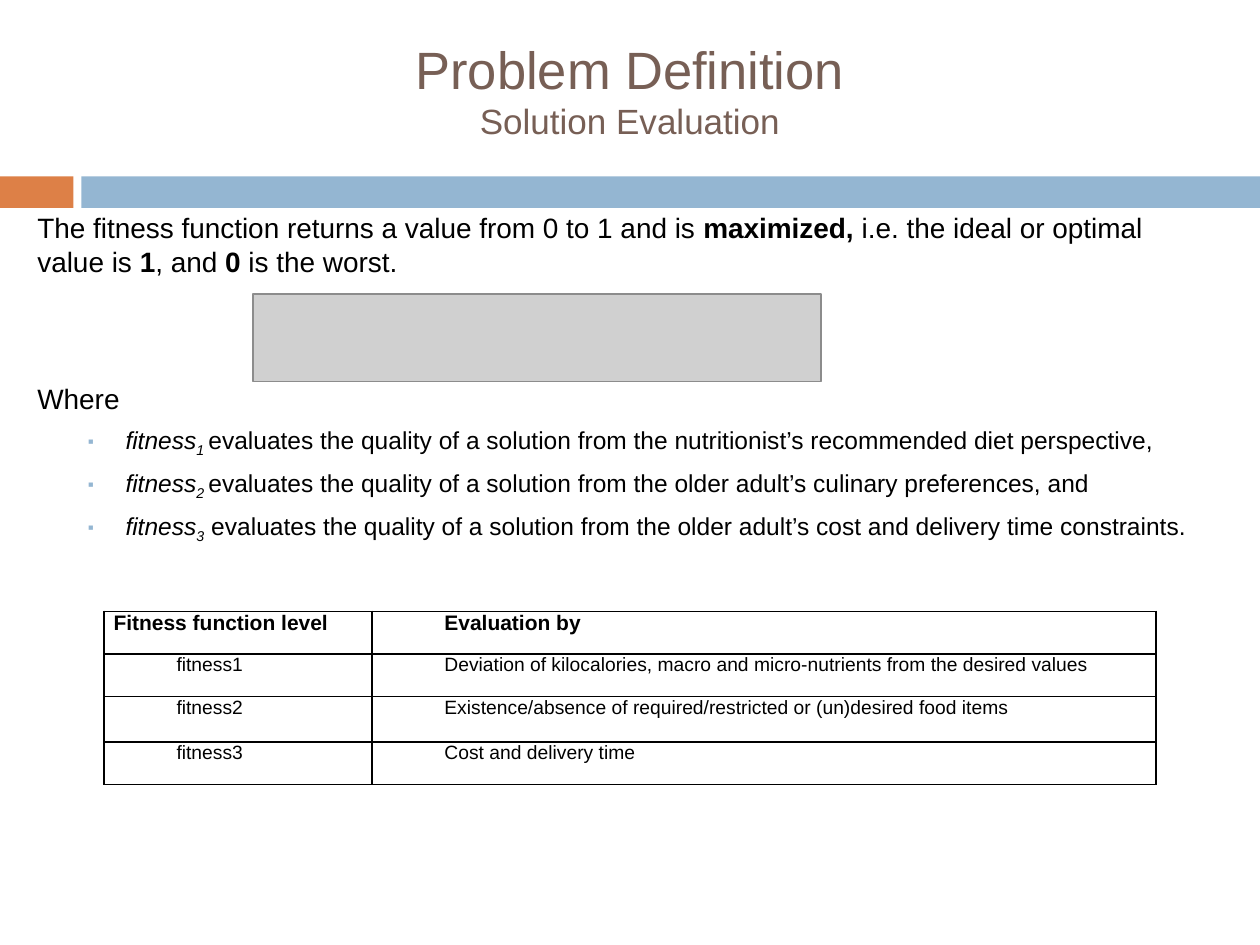
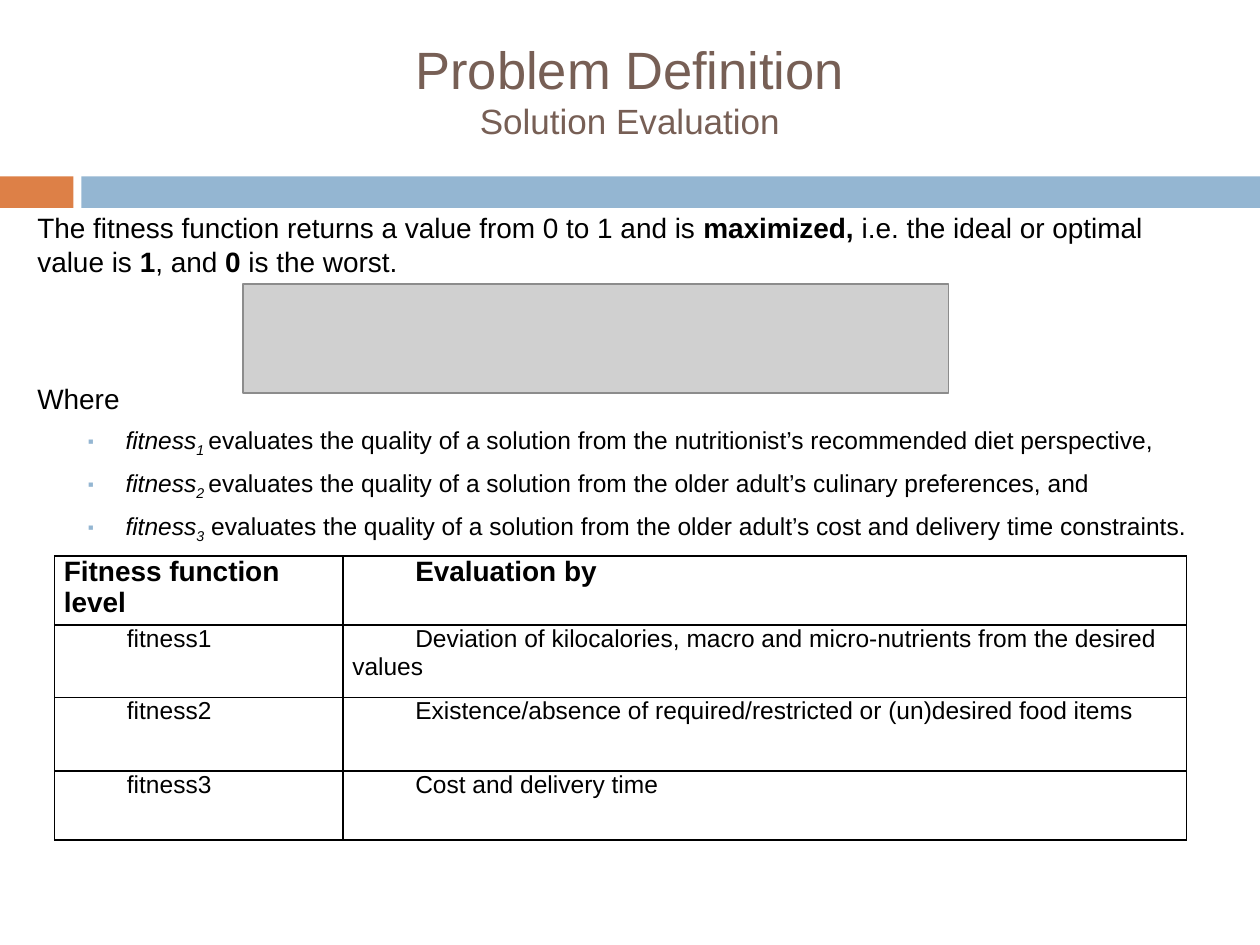
Before and after one commit to tiberiu-b/Diet4EldersDocumentation, a slide deck: slide 14 of Prezentare/TiberiuBoros.pptx. Drawn at 1260x945 pixels with LibreOffice and Linux fonts; fonts in the diff are those of the drawing; grey boxes stand for pictures; background and template pictures are left out. Boxes give left, top, right and bottom in pixels: in the first picture for what was removed or moved away, otherwise in the second. Text is boxed around its words. In the diff, an @@ line names an element or a change of style, - is before the commit and + after.

```diff
--- a/Prezentare/TiberiuBoros.pptx
+++ b/Prezentare/TiberiuBoros.pptx
@@ picture: place and size @@
-picture at bbox=[253, 294, 822, 382]
+picture at bbox=[243, 284, 949, 393]
@@ table at bbox=[54, 556, 1187, 839] @@
@@ size 12 to 16 pt in "Fitness function level", "Evaluation by" @@
@@ size 11 to 14 pt in "fitness1", "Deviation of kilocalories, macro and micro-nutrients from ...", "fitness2", "Existence/absence of required/restricted or (un)desired food ..." and 2 more places @@
@@ table: place and size @@
-table at bbox=[105, 611, 1157, 785]
+table at bbox=[54, 556, 1187, 839]
```
Also in this commit, not shown: 12 other slides changed, 14 slides added, 6 slides removed, 1 other file.
